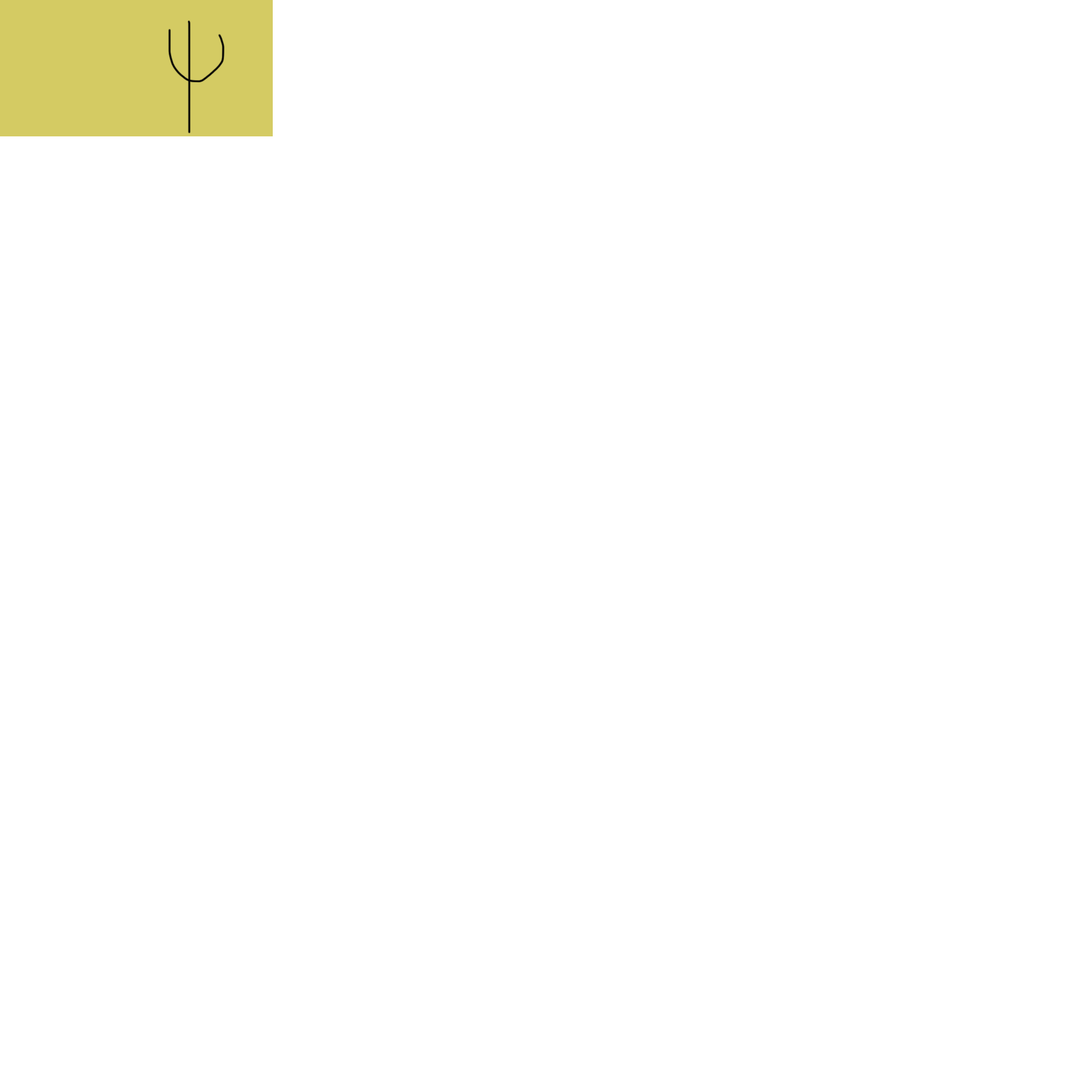
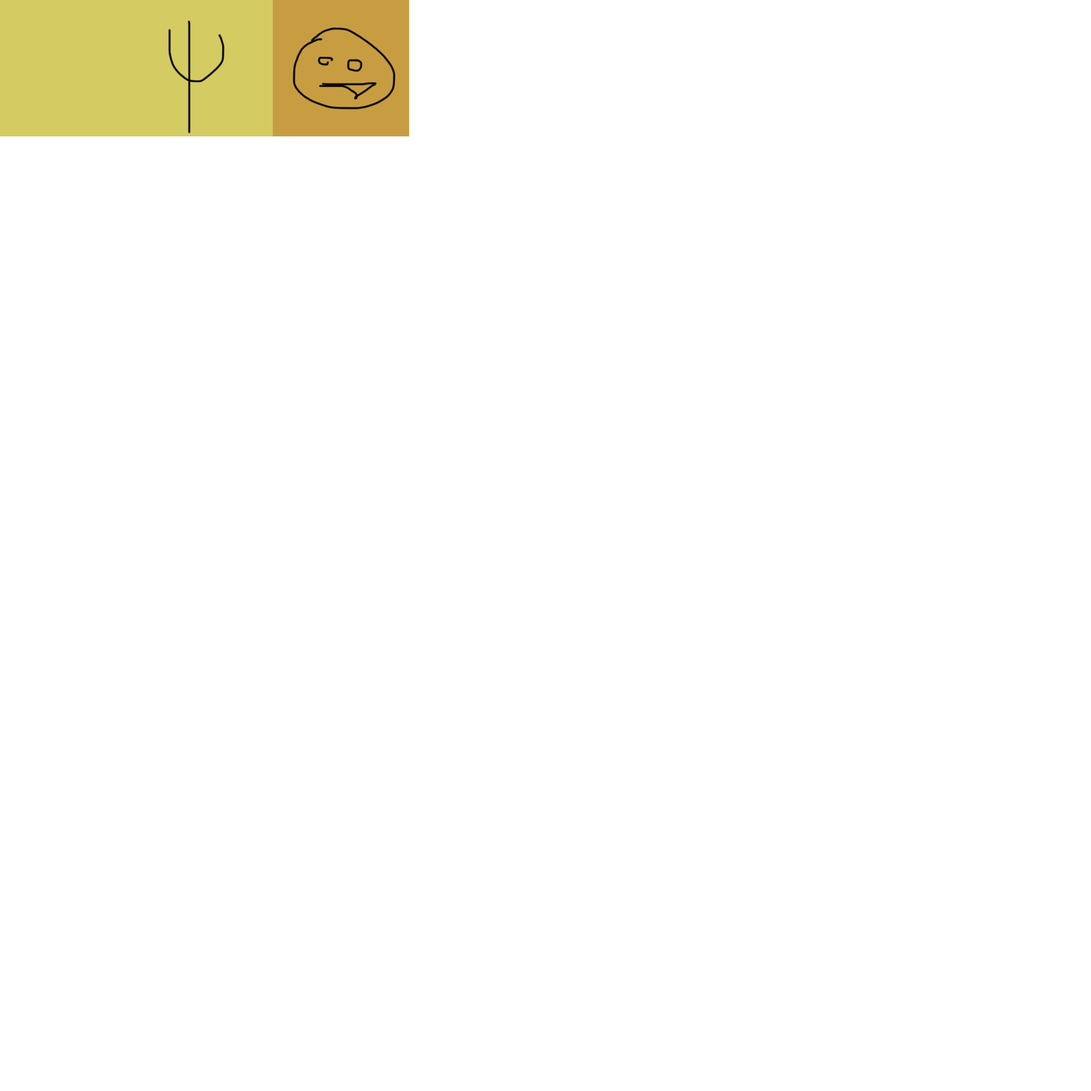
Layered file, before and after one edit (1091 x 1091). Changes by layer:
painted on "Layer 0" over [272,0,410,137]
